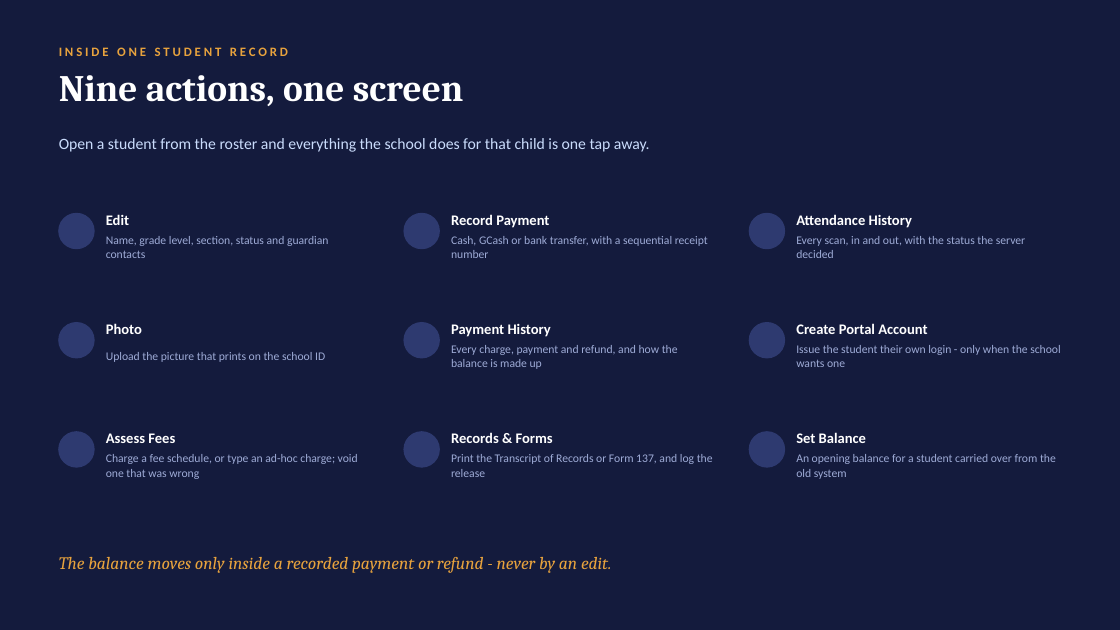
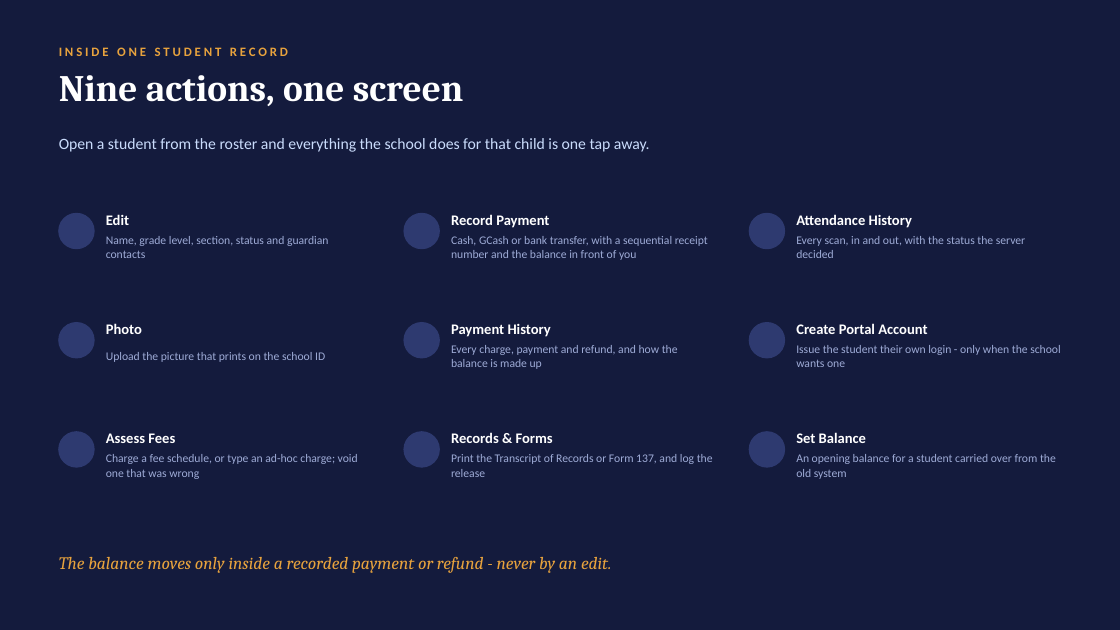
Before and after one commit to jcem0615-rgb/School-saas, a slide deck: slide 9 of marketing/LogicClass-Demo.pptx. Drawn at 1120x630 pixels with LibreOffice and Linux fonts; fonts in the diff are those of the drawing; background and template pictures are left out. Boxes give left, top, right and bottom in pixels: in the first picture for what was removed or moved away, otherwise in the second. Text is boxed around its words. In the diff, an @@ line names an element or a change of style, - is before the commit and + after.

```diff
--- a/marketing/LogicClass-Demo.pptx
+++ b/marketing/LogicClass-Demo.pptx
@@ text at (451,236,708,260): text changed @@
-Cash, GCash or bank transfer, with a sequential receipt number
+Cash, GCash or bank transfer, with a sequential receipt number and the balance in front of you
```
Also in this commit, not shown: 4 other slides changed, 6 other files.
